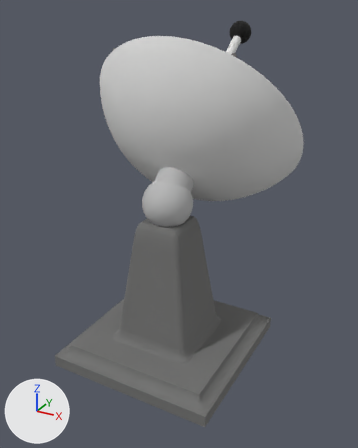
Renders of the glTF model public/Radarschuessel/radarschuessel.glb from each side of a commit.
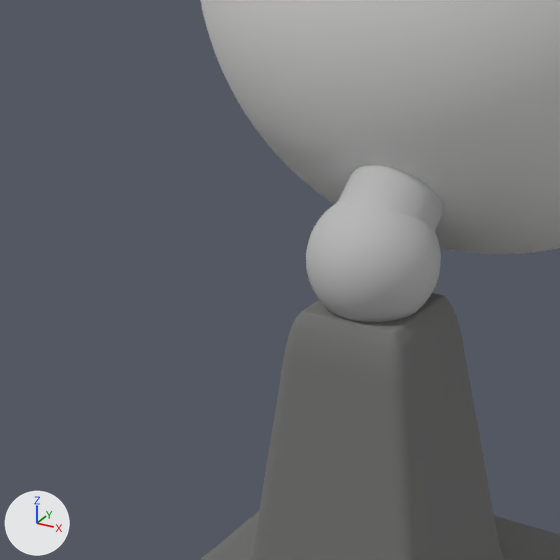
Old and new are each drawn whole from a 50 mm camera at (0.39, -6.29, 6.23) aimed at (-3.37, 0.55, 2.81) and again close up on the part from 7% to 67% of the width and 23% to 71% of the height. Arrows for +X, +Y and +Z are at lower left; the lights stay in place.

In view in the first close-up: '282233_23_05_24_17_18_17_1', '282233_23_05_24_17_18_17_2', 'radarschuessel'.
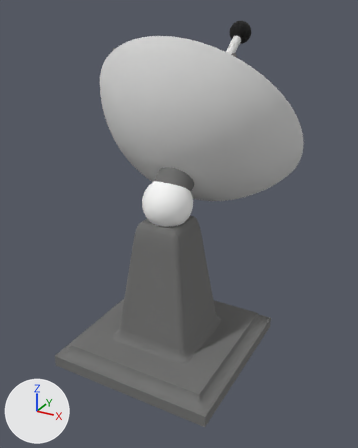
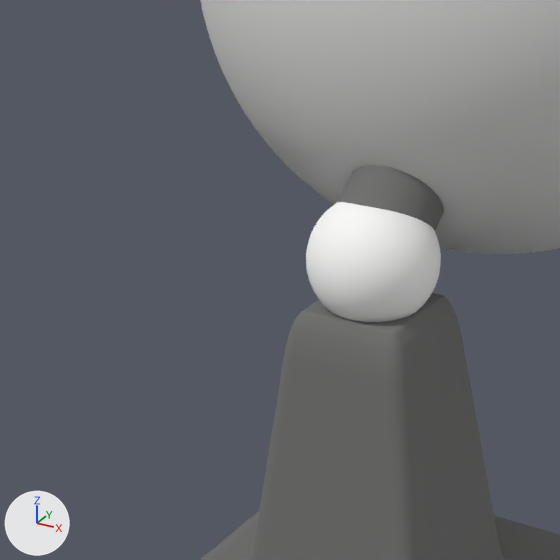
Changed parts and their boxes [x1, y1, x2, y2] in the close-ups (560 x 560 px):
'radarschuessel', recoloured (grey to white)
    both: [306, 165, 444, 322]

The change in detail:
Picture '282233_23_05_24_17_18_17_0_color' (img_282233_23_05_24_17_18_17_0_color) is new.
Material '282233_23_05_24_17_18_17_0' (mat_282233_23_05_24_17_18_17_0) is new.
Its texture is img_282233_23_05_24_17_18_17_0_color.
Its roughness is 1.0.
me_radarschuessel_mesh has 10283 vertices, 20562 faces and spans x -3.667..-2.867, y -0.4..0.513, z 3.005..3.995.
me_radarschuessel_mesh no longer uses material mat_radarschuessel (grey #bcbcbc).
me_radarschuessel_mesh now uses material mat_282233_23_05_24_17_18_17_0 (picture img_282233_23_05_24_17_18_17_0_color).
